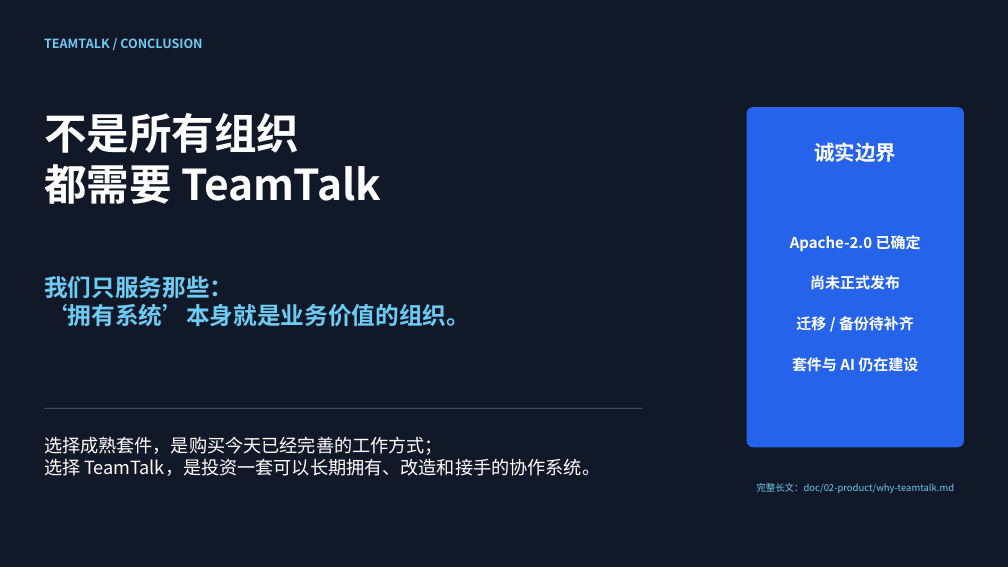
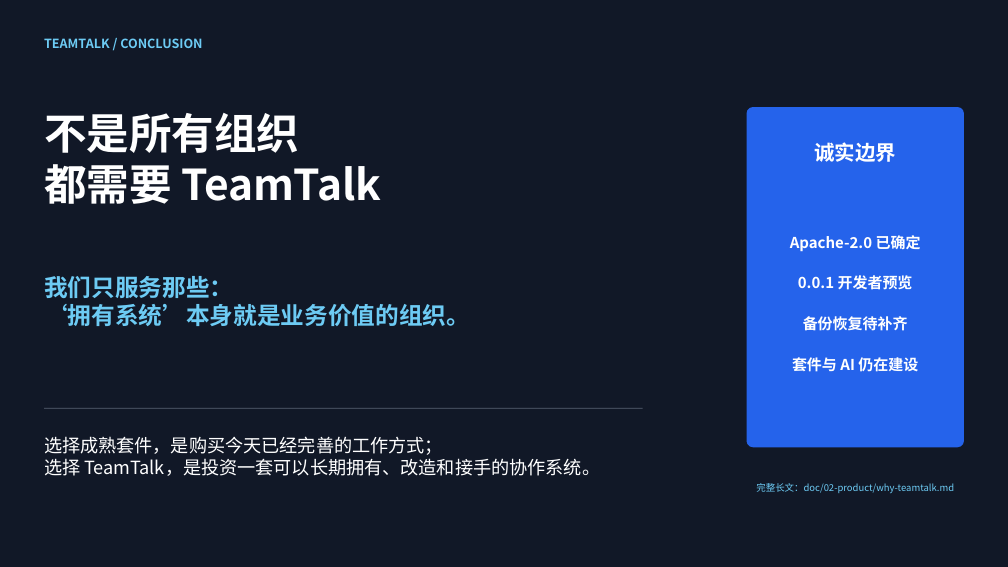
Before and after one commit to virjar/team-talk, a slide deck: slide 12 of doc/assets/presentations/why-teamtalk.pptx. Drawn at 1008x567 pixels with LibreOffice and Linux fonts; fonts in the diff are those of the drawing. Boxes give left, top, right and bottom in pixels: in the first picture for what was removed or moved away, otherwise in the second. Text is boxed around its words. In the diff, an @@ line names an element or a change of style, - is before the commit and + after.

Commit message:
发布 0.0.1：收敛恢复唤醒与维护健康检查并同步文档

```diff
--- a/doc/assets/presentations/why-teamtalk.pptx
+++ b/doc/assets/presentations/why-teamtalk.pptx
@@ text at bbox=[798, 275, 913, 331]: text changed @@
-尚未正式发布
-迁移 / 备份待补齐
+0.0.1 开发者预览
+备份恢复待补齐
```
Also in this commit, not shown: 1 other slide changed, 58 other files.
